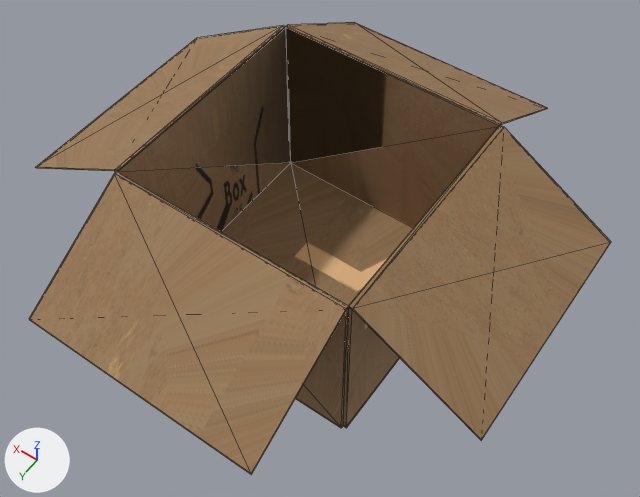
The glTF model public/models/lowpix/world/cat_bed.glb, before and after one commit.
Camera for both pictures: a 50 mm camera at (-0.26, 0.356, 0.609) aimed at (-0.014, 0.011, 0.067). The axes (+X, +Y, +Z) are drawn at lower left. The lights are the same throughout. The picture after the commit comes second. Mesh edges are drawn as thin lines. Where no turn or scale is listed for an object, it has been applied to the vertices. Vertices at exactly the same position are counted once.
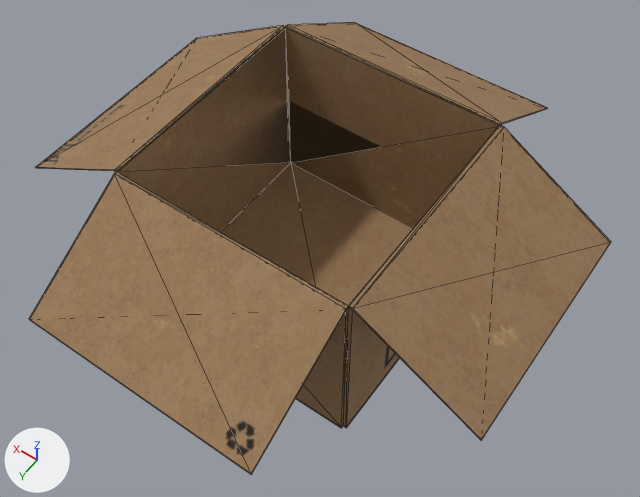
Where the change shows, as pixel boxes [x1, y1, x2, y2] in the pictures (640 x 497 px):
part 1 of me_mesh, surface changed: [42, 26, 574, 459] in both

The change, as a diff of the scene's bpy script:
```diff
--- a/public/models/lowpix/world/cat_bed.glb.py
+++ b/public/models/lowpix/world/cat_bed.glb.py
@@ me_mesh @@
 me_mesh.from_pydata(...)  # 65 vertices, 140 faces; spans x -0.198..0.198, y -0.198..0.198, z -0.08..0.08
 # used by ob_mesh; location = (0.0, 0.0, 0.08)
+# me_mesh part 1: 140 kept faces spanning x -0.198..0.198, y -0.198..0.198, z -0.08..0.08 get new texture (UV) coordinates
 me_mesh.materials.append(mat_pixel_card)
```
